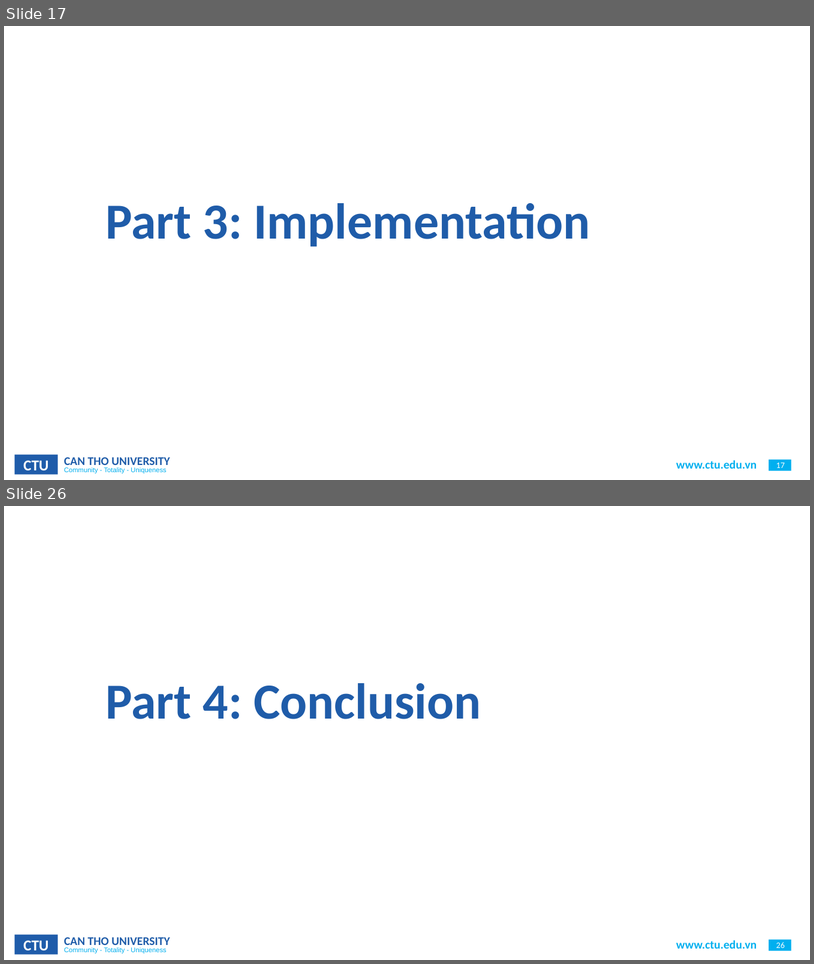
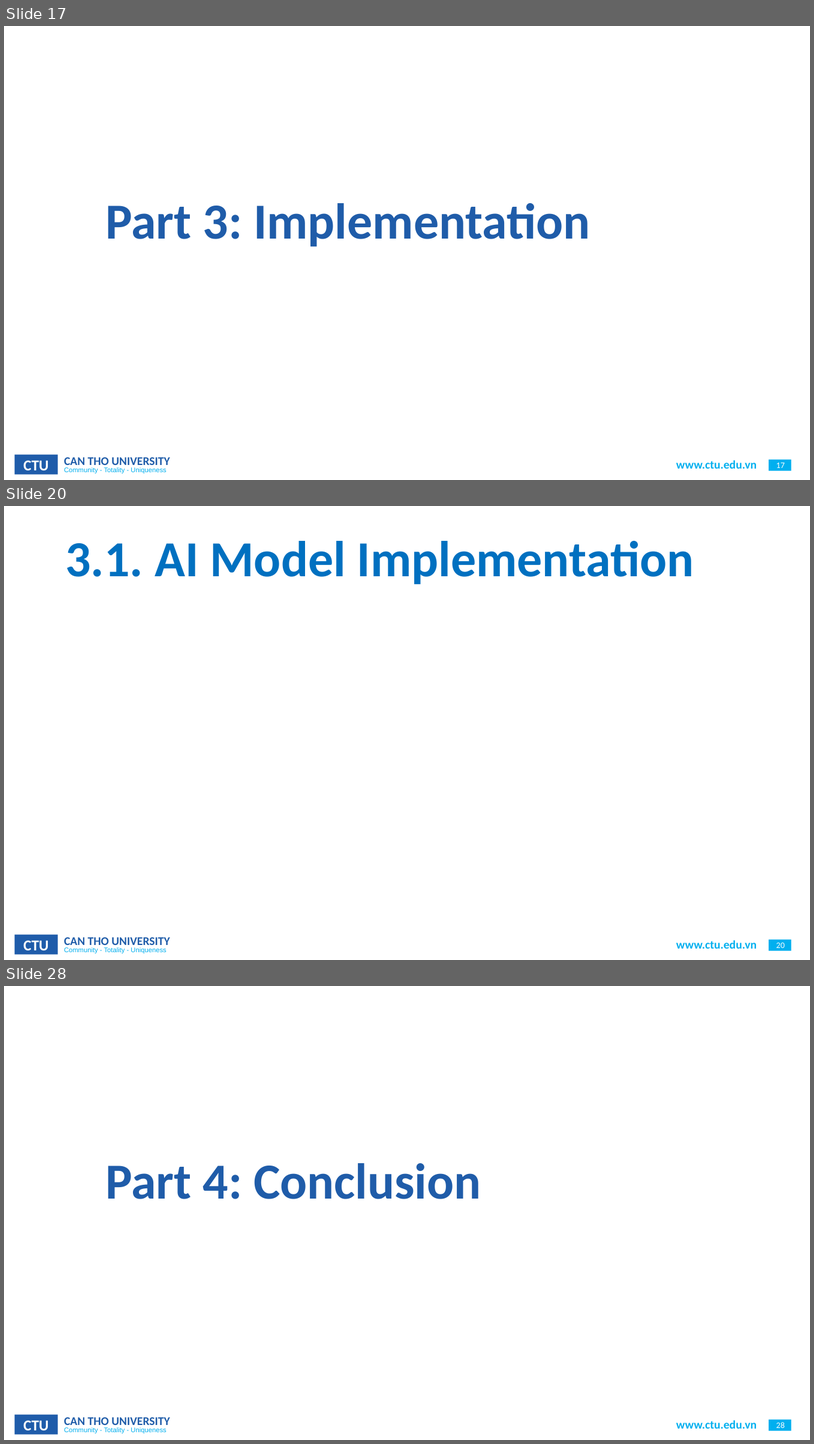
Before and after one commit to CommonHouseCat/fungiscan-mushroom-identifier, a slide deck: Báo cáo/ThesisReport.pptx. Shown one above the other, each under a label of ours: slides 17 and 26 before the commit, slides 17, 20 and 28 after it; the slides between them are not shown. The pictures are 814x964 and 814x1444 pixels, drawn with LibreOffice and Linux fonts; fonts in the diff are those of the drawing; grey boxes stand for pictures; background and template pictures are left out. Boxes give left, top, right and bottom in pixels: in the first picture for what was removed or moved away, otherwise in the second. Text is boxed around its words. In the diff, an @@ line names an element or a change of style, - is before the commit and + after.

```diff
--- a/Báo cáo/ThesisReport.pptx
+++ b/Báo cáo/ThesisReport.pptx
@@ slide 20 added at (x1=4, y1=506, x2=810, y2=960), background #FFFFFF; not listed: 6 template elements that a slide beside it also shows @@
@@ title added at (x1=65, y1=541, x2=695, y2=585), 60 pt, text #0070C0, bold @@
+3.1. AI Model Implementation
@@ what was slide 26 is now slide 28 @@
@@ page number at (x1=777, y1=1422, x2=785, y2=1428): text changed @@
-26
+28
```
Also in this commit, not shown: 13 slides changed, 1 other slide added, 2 other files.
